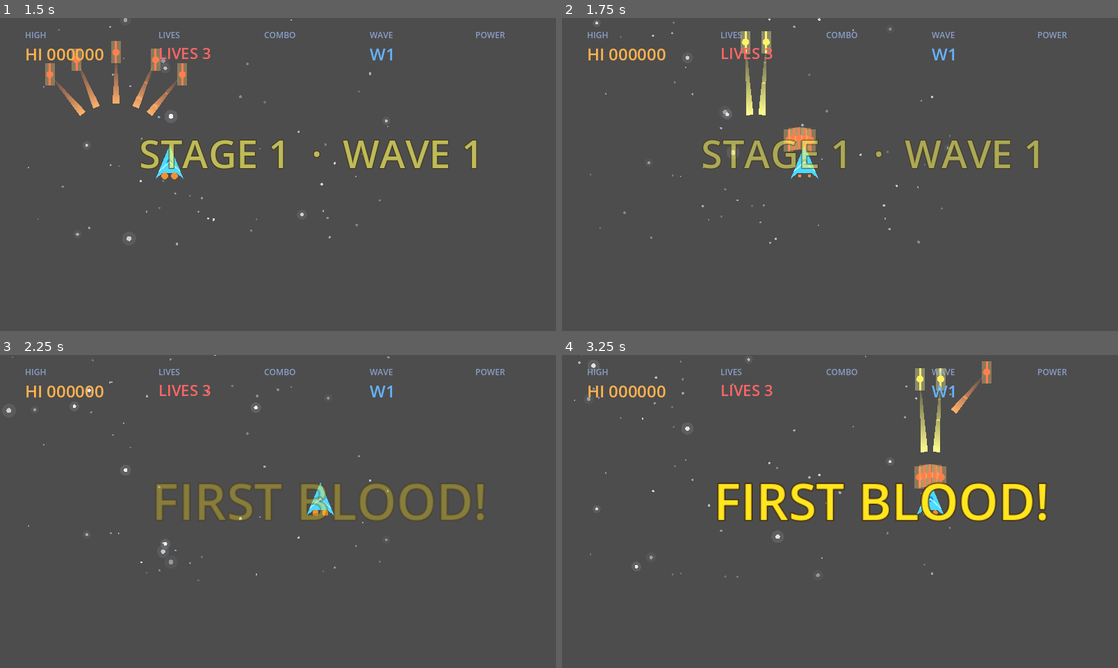
Above: before the commit, frames 1-4 (two rows, left to right).
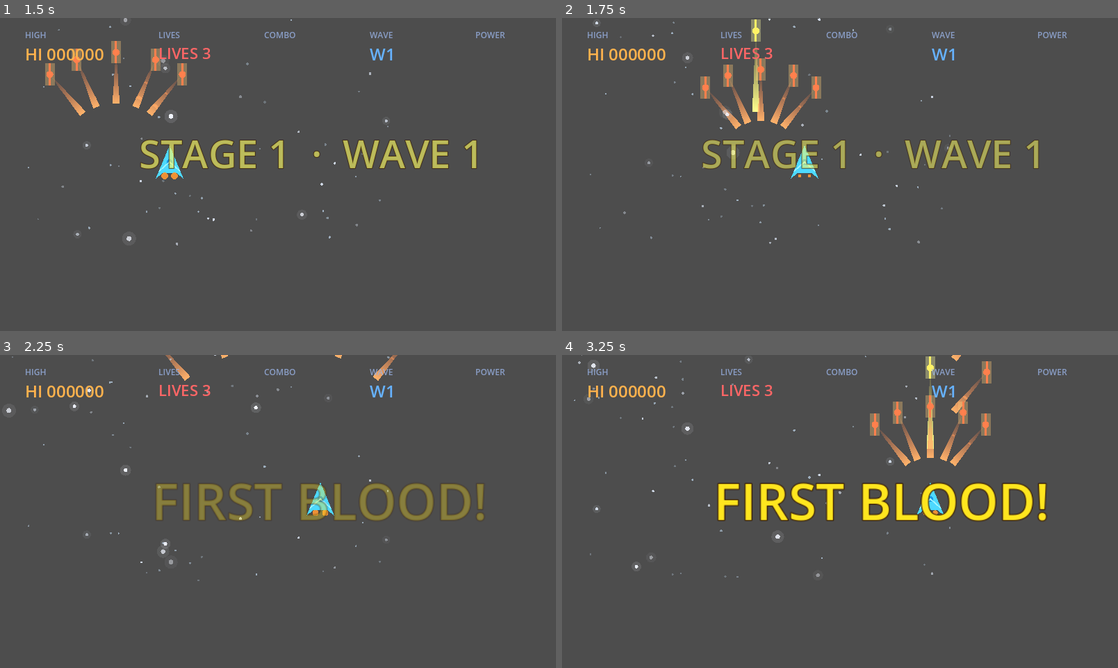
Above: after the commit, the same moments.

Repository: ailiAlone/DotAgent
Game: Godot game, scene res://scenes/main.tscn
The game is run twice, just before and just after one commit, with the same random seed, the same clock (stepped at 60 frames per second) and the same inputs.
Inputs (mouse positions are in pixels of both pictures, inside the frame that each line leads up to):
- Up to frame 1 (1.5 s): click "START 开始" at 0.5 s; tap Enter (ui_accept) at 1.25 s; move the mouse to (400, 158) at 1.27 s; hold D (move_right) from 1.28 s (still down); hold Shift (alt_shoot) from 1.28 s (still down); click (400, 158) at 1.42 s
- Up to frame 2 (1.75 s): keep holding D (move_right); keep holding Shift (alt_shoot); tap Enter (ui_accept) at 1.52 s; tap Space (shoot) at 1.55 s
- Up to frame 3 (2.25 s): release D (move_right) at 2 s; release Shift (alt_shoot) at 2 s; drag from (166, 527) to (311, 505) at 2.02 s
- Up to frame 4 (3.25 s): move the mouse to (895, 442) at 2.77 s; hold D (move_right) from 2.78 s (still down); hold Shift (alt_shoot) from 2.78 s (still down); tap Space (shoot) at 3.05 s

Frame 1 is identical in both runs. In frame 2, 2.3% of the frame differs, in the area x 24-47%, y 0-43%; in frame 3, 0.2%; in frame 4, 2.3%.
Error in both runs: Invalid assignment of property or key 'cap_mode' with value of type 'int' on a base object of type 'Line2D'. (res://scripts/bullet.gd:41)

Commit message:
feat(banyan): 优化后武器系统验证 — 4分钟完整完成，所有5项优化生效
同样的武器升级任务，优化前后对比:
  时间: 26分钟(EXIT -1) → 4分钟(EXIT 0) — 6.3x 提速 + 首次完整完成
  最大消息数: 161 → 18 — 8.9x 减少
  Nudge轮次: 14 → 2 — 7x 减少
  Autoload错误: 21次 → 0次 — 完全消除
  Root轮次: 15+ (未完成) → 5 (COMPLETED)

完整树:
  Root [COMPLETED] 5轮 249.5s
  ├── Player [COMPLETED] 5轮 87.2s (route, 已有节点)
  ├── WeaponSystem [COMPLETED] 5轮 99.2s (spawn)
  ├── Powerup [COMPLETED] 4轮 80.3s (spawn)
  └── HUD_UI [COMPLETED] 8轮 135.1s (spawn)

Diff:
--- a/scripts/hud.gd
+++ b/scripts/hud.gd
@@ -1,10 +1,14 @@
 extends Control
+
 
 static func _gm():
 	return Engine.get_main_loop().root.get_node_or_null("GameManager")
 
 static func _am():
 	return Engine.get_main_loop().root.get_node_or_null("AudioManager")
+
+static func _ws():
+	return Engine.get_main_loop().root.get_node_or_null("WeaponSystem")
 
 @onready var score_label: Label = $Margin/HBox/Score/Value
 @onready var high_label: Label = $Margin/HBox/HighScore/Value
@@ -89,9 +93,9 @@
 	wave_label.text = "W%d" % _wave_num
 
 func _update_weapon_label():
-	var ws = Engine.get_main_loop().root.get_node_or_null("WeaponSystem")
+	var ws = _ws()
 	var type_name = "PISTOL"
-	if ws:
+	if ws and ws.has_method("weapon_type_name"):
 		type_name = ws.weapon_type_name(_weapon_type)
 	weapon_label.text = "%s Lv.%d" % [type_name, _weapon_level]
 
--- a/scripts/player.gd
+++ b/scripts/player.gd
@@ -18,10 +18,7 @@
 signal weapon_type_changed(weapon_type)
 
 @export var speed = 420.0
-@export var fire_rate = 0.18
 @export var max_hp = 5
-@export var alt_fire_rate = 0.35
-@export var alt_ammo = 0
 
 var hp = 3
 var fire_timer = 0.0
@@ -115,15 +112,19 @@
 	fire_timer -= delta
 	engine_pulse = fmod(engine_pulse + delta * 8.0, TAU)
 
+	var data = _weapon_data()
+	var weapon_fire_rate: float = data.get("fire_rate", 0.18)
+
 	if Input.is_action_pressed("shoot") and fire_timer <= 0:
 		fire()
-		fire_timer = 0.07 if rapid_fire_timer > 0 else fire_rate
+		fire_timer = 0.07 if rapid_fire_timer > 0 else weapon_fire_rate
 
 	if alt_fire_timer > 0:
 		alt_fire_timer -= delta
 	if Input.is_action_pressed("alt_shoot") and alt_fire_timer <= 0:
 		fire_spread()
-		alt_fire_timer = 0.4
+		var spread_data = _spread_weapon_data()
+		alt_fire_timer = spread_data.get("fire_rate", 0.28)
 	queue_redraw()
 
 func _weapon_data() -> Dictionary:
@@ -131,6 +132,12 @@
 	if ws:
 		return ws.get_weapon_data(weapon_type, weapon_level)
 	return {"damage": 1, "fire_rate": 0.18, "bullet_count": 2, "bullet_speed": 900.0, "spread": 0.12, "color": Color(1.0, 0.95, 0.4)}
+
+func _spread_weapon_data() -> Dictionary:
+	var ws = _ws()
+	if ws:
+		return ws.get_weapon_data(1, 1)  # Always use SPREAD data for secondary fire
+	return {"damage": 1, "fire_rate": 0.28, "bullet_count": 5, "bullet_speed": 700.0, "spread": 0.22, "color": Color(1.0, 0.5, 0.3)}
 
 func _emit_shot(offset: Vector2, dir: Vector2, data: Dictionary, is_spread: bool = false):
 	var extra = {
@@ -170,10 +177,7 @@
 
 func fire_spread():
 	_am().play_sfx("shoot")
-	var ws = _ws()
-	var data = {"damage": 1, "bullet_speed": 700.0, "color": Color(0.4, 0.95, 1.0)}
-	if ws:
-		data = ws.get_weapon_data(1, 1)
+	var data = _spread_weapon_data()
 	var forward = Vector2.UP
 	var directions = [
 		forward.rotated(-0.7),
@@ -269,6 +273,8 @@
 	elif type == 4:
 		_gm().score_multiplier = max(_gm().score_multiplier, 2.0)
 		_gm().score_multiplier_timer = 10.0
+	elif type == 5:
+		upgrade_weapon()
 	_am().play_sfx("powerup")
 	powerup_collected.emit(type)
 
--- a/scripts/weapon_system.gd
+++ b/scripts/weapon_system.gd
@@ -1,14 +1,18 @@
 extends Node
 
-## Autoload that manages the player's current weapon type and provides weapon data.
+## Autoload that manages player weapon data for three weapon types with levels 0-3.
 
 enum WeaponType { PISTOL, SPREAD, LASER }
 
 const WEAPON_COUNT = 3
+const MAX_LEVEL = 3
 
-func _ready():
+
+func _ready() -> void:
 	pass
 
+
+## Returns the human-readable name for a weapon type.
 func weapon_type_name(type: int) -> String:
 	match type:
 		WeaponType.PISTOL:
@@ -20,42 +24,54 @@
 		_:
 			return "PISTOL"
 
+
+## Returns weapon stats for the given type and level.
+## Dictionary keys: damage (int), fire_rate (float), bullet_count (int),
+## bullet_speed (float), spread (float), color (Color).
 func get_weapon_data(type: int, level: int) -> Dictionary:
-	level = clamp(level, 0, 3)
+	level = clampi(level, 0, MAX_LEVEL)
+
 	match type:
 		WeaponType.PISTOL:
+			# Focused, high per-bullet damage, fast fire, accurate.
 			return {
-				"damage": 1 + level,
-				"fire_rate": 0.18 - level * 0.02,
-				"bullet_count": 2 + level,
-				"bullet_speed": 900.0 + level * 50.0,
-				"spread": 0.12 - level * 0.02,
+				"damage": 2 + level,
+				"fire_rate": 0.14 - level * 0.02,
+				"bullet_count": 1,
+				"bullet_speed": 1000.0 + level * 60.0,
+				"spread": maxf(0.0, 0.04 - level * 0.01),
 				"color": Color(1.0, 0.95, 0.4)
 			}
+
 		WeaponType.SPREAD:
+			# Multi-bullet wide fan, lower per-bullet damage, slower fire.
 			return {
 				"damage": 1 + level / 2,
-				"fire_rate": 0.28 - level * 0.03,
-				"bullet_count": 5 + level * 2,
+				"fire_rate": 0.30 - level * 0.025,
+				"bullet_count": 3 + level * 2,
 				"bullet_speed": 700.0 + level * 40.0,
-				"spread": 0.22 + level * 0.04,
+				"spread": 0.18 + level * 0.04,
 				"color": Color(1.0, 0.5, 0.3)
 			}
+
 		WeaponType.LASER:
+			# Single powerful shot, very high bullet speed, slowest fire, bright magenta-cyan.
+			var t: float = level / float(MAX_LEVEL)
 			return {
-				"damage": 2 + level * 2,
-				"fire_rate": 0.45 - level * 0.05,
-				"bullet_count": 1 + level,
-				"bullet_speed": 1400.0,
+				"damage": 3 + level * 3,
+				"fire_rate": 0.50 - level * 0.04,
+				"bullet_count": 1,
+				"bullet_speed": 1600.0 + level * 200.0,
 				"spread": 0.0,
-				"color": Color(0.4, 1.0, 0.6)
+				"color": Color(1.0, 0.0, 1.0).lerp(Color(0.0, 1.0, 1.0), t)
 			}
+
 		_:
 			return {
-				"damage": 1,
-				"fire_rate": 0.18,
-				"bullet_count": 2,
-				"bullet_speed": 900.0,
-				"spread": 0.12,
+				"damage": 2,
+				"fire_rate": 0.14,
+				"bullet_count": 1,
+				"bullet_speed": 1000.0,
+				"spread": 0.04,
 				"color": Color(1.0, 0.95, 0.4)
 			}
Not shown, changed: addons/dotagent/banyan_agent/persistence/agent_tree.json
Not shown, added: addons/dotagent/banyan_agent/sessions/headless-2026-07-29T15-32-56/run_2026-07-29T15-22-24.json
Not shown, added: addons/dotagent/banyan_agent/sessions/headless-2026-07-29T15-39-02/run_2026-07-29T15-34-52.json
Not shown, added: addons/dotagent/banyan_agent/sessions/headless-2026-07-29T15-32-56/run_2026-07-29T15-22-24.md
Not shown, added: addons/dotagent/banyan_agent/sessions/headless-2026-07-29T15-39-02/run_2026-07-29T15-34-52.md
